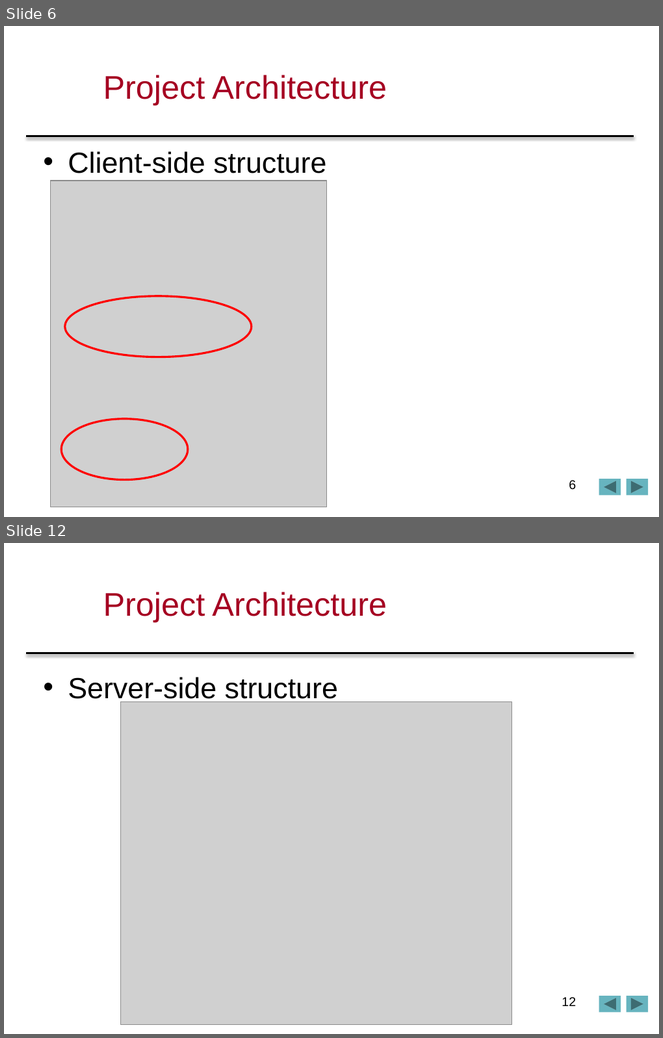
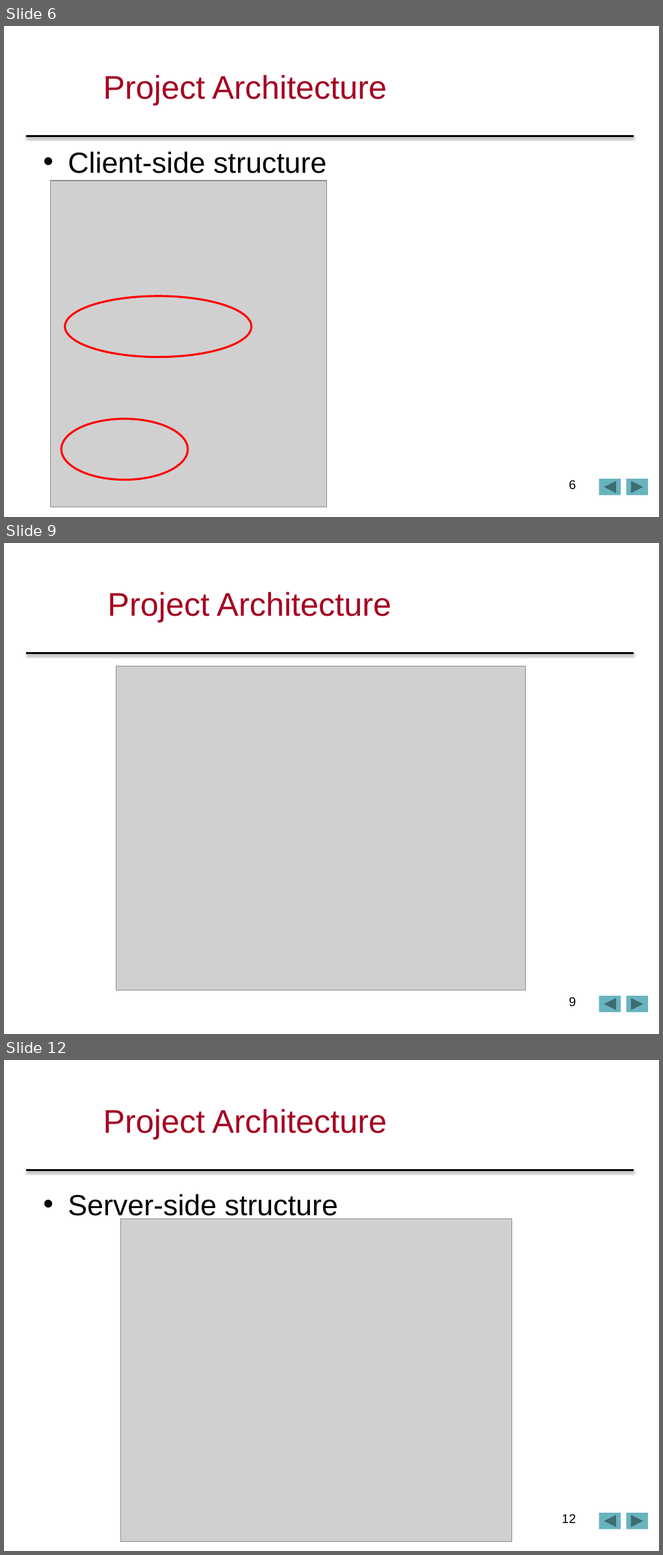
Before and after one commit to sonialin/comp433p2p3, a slide deck: comp433p2p3/COMP433FinalPPT.pptx. Shown one above the other, each under a label of ours: slides 6 and 12 before the commit, slides 6, 9 and 12 after it; the slides between them are not shown. The pictures are 663x1038 and 663x1555 pixels, drawn with LibreOffice and Linux fonts; fonts in the diff are those of the drawing; grey boxes stand for pictures; background and template pictures are left out. Boxes give left, top, right and bottom in pixels: in the first picture for what was removed or moved away, otherwise in the second. Text is boxed around its words. In the diff, an @@ line names an element or a change of style, - is before the commit and + after.

```diff
--- a/comp433p2p3/COMP433FinalPPT.pptx
+++ b/comp433p2p3/COMP433FinalPPT.pptx
@@ slide 9 added at [4,543,659,1034], background #FFFFFF; not listed: 3 template elements that a slide beside it also shows @@
@@ title added at [107,592,391,622], 36 pt, text #A50021 @@
+Project Architecture
@@ picture added at [116,667,525,990] @@
@@ page number added at [569,997,576,1007], 14 pt, text #000000 @@
+9
```
Also in this commit, not shown: 5 slides changed, 1 slide removed.
